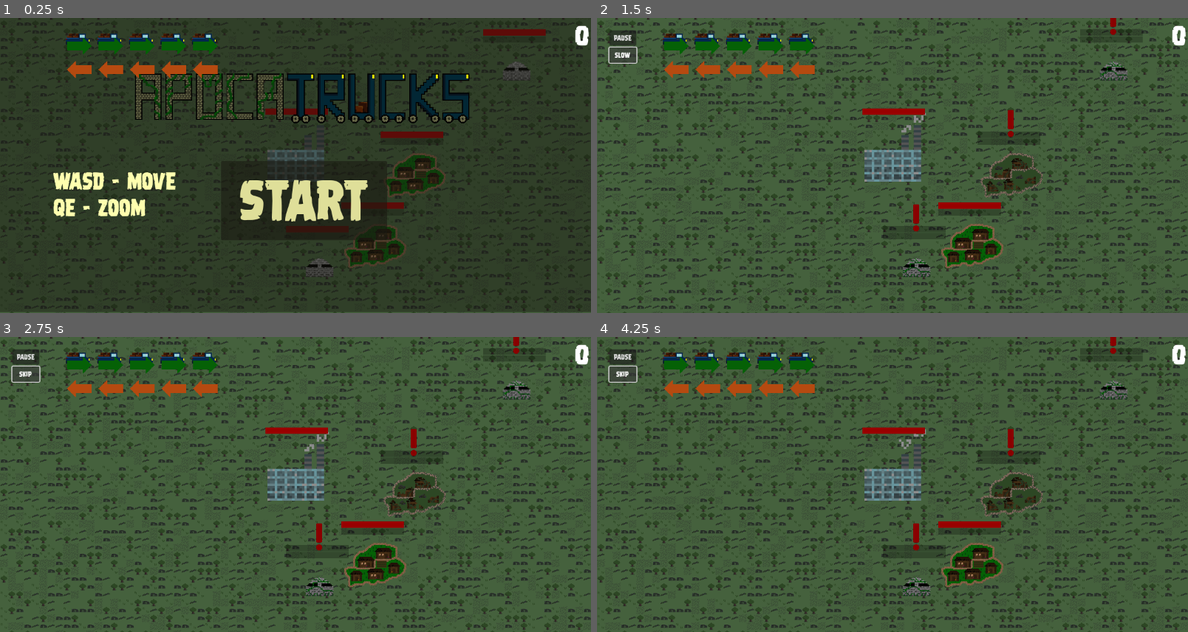
Above: before the commit, frames 1-4 (two rows, left to right).
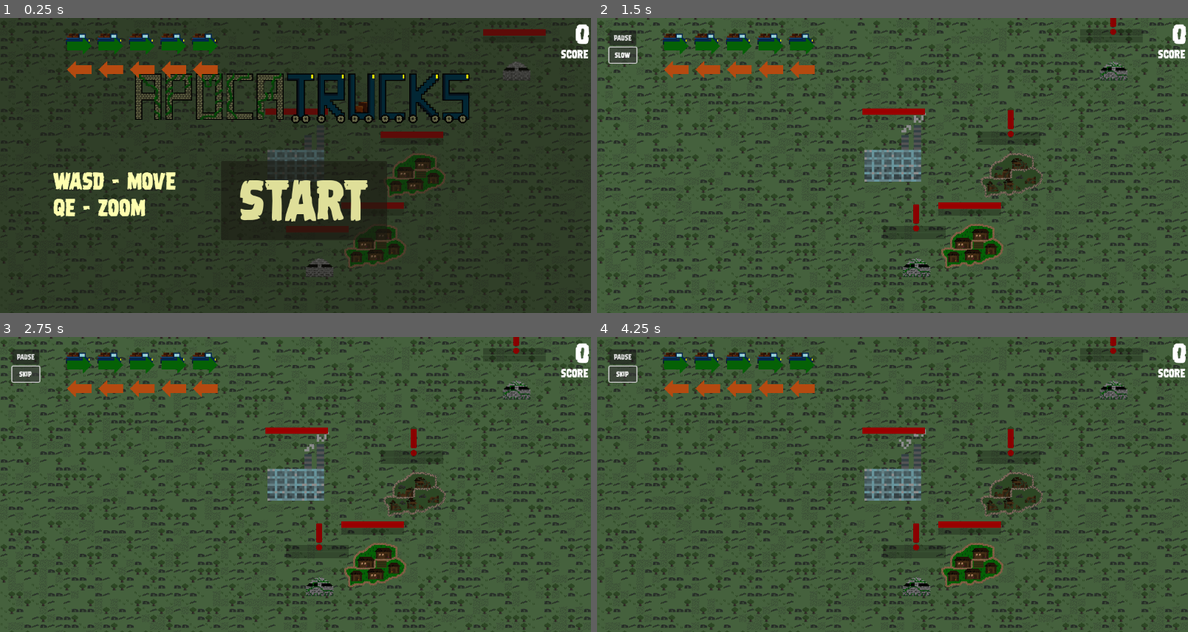
Above: after the commit, the same moments.

Repository: lewis785/ludum-dare-53
Game: Godot game, scene res://scenes/main.tscn
Same seed, same stepped clock (60 frames per second), same inputs: the game is played once before the commit and once after it.
Inputs:
- Up to frame 1 (0.25 s): no input
- Up to frame 2 (1.5 s): click "start" at 0.5 s; click "skip" at 1.25 s
- Up to frame 3 (2.75 s): click "slow" at 2 s
- Up to frame 4 (4.25 s): click "skip" at 2.75 s; click "slow" at 3.5 s

The runs differ from the first frame. In frame 1, 0.4% of the frame differs, in the area x 0-100%, y 2-100%; in frame 2, 0.2%; in frame 3, 0.2%; in frame 4, 0.2%.

Commit message:
feat: add score label

Diff:
--- a/scenes/menu/menu.tscn
+++ b/scenes/menu/menu.tscn
@@ -37,8 +37,8 @@
 
 [node name="bg" type="Sprite2D" parent="CanvasLayer/start"]
 modulate = Color(0.0980392, 0.0980392, 0.0980392, 0.466667)
-position = Vector2(0, -2)
-scale = Vector2(1204, 600)
+position = Vector2(0, 0.499998)
+scale = Vector2(1204, 605)
 texture = SubResource("CanvasTexture_shmol")
 
 [node name="CanvasModulate" type="CanvasModulate" parent="CanvasLayer/start"]
--- a/scenes/score/score_display.tscn
+++ b/scenes/score/score_display.tscn
@@ -1,7 +1,11 @@
-[gd_scene load_steps=3 format=3 uid="uid://du2mrpacolk4i"]
+[gd_scene load_steps=4 format=3 uid="uid://du2mrpacolk4i"]
 
 [ext_resource type="Script" path="res://scenes/score/score.gd" id="1_5wncp"]
 [ext_resource type="FontFile" uid="uid://d0nym5e6k1aje" path="res://fonts/dreadringer.ttf" id="2_0w85s"]
+
+[sub_resource type="LabelSettings" id="LabelSettings_v2vl3"]
+font = ExtResource("2_0w85s")
+font_size = 25
 
 [node name="ScoreDisplay" type="Node2D" node_paths=PackedStringArray("score_label")]
 script = ExtResource("1_5wncp")
@@ -10,12 +14,20 @@
 [node name="CanvasLayer" type="CanvasLayer" parent="."]
 
 [node name="ScoreLabel" type="Label" parent="CanvasLayer"]
-offset_left = 958.0
-offset_top = 5.0
-offset_right = 1196.0
-offset_bottom = 70.0
+offset_left = 959.0
+offset_top = 2.0
+offset_right = 1197.0
+offset_bottom = 67.0
 theme_override_fonts/font = ExtResource("2_0w85s")
 theme_override_font_sizes/font_size = 60
 text = "0
 "
 horizontal_alignment = 2
+
+[node name="Label" type="Label" parent="CanvasLayer"]
+offset_left = 1139.0
+offset_top = 60.0
+offset_right = 1195.0
+offset_bottom = 89.0
+text = "Score"
+label_settings = SubResource("LabelSettings_v2vl3")
